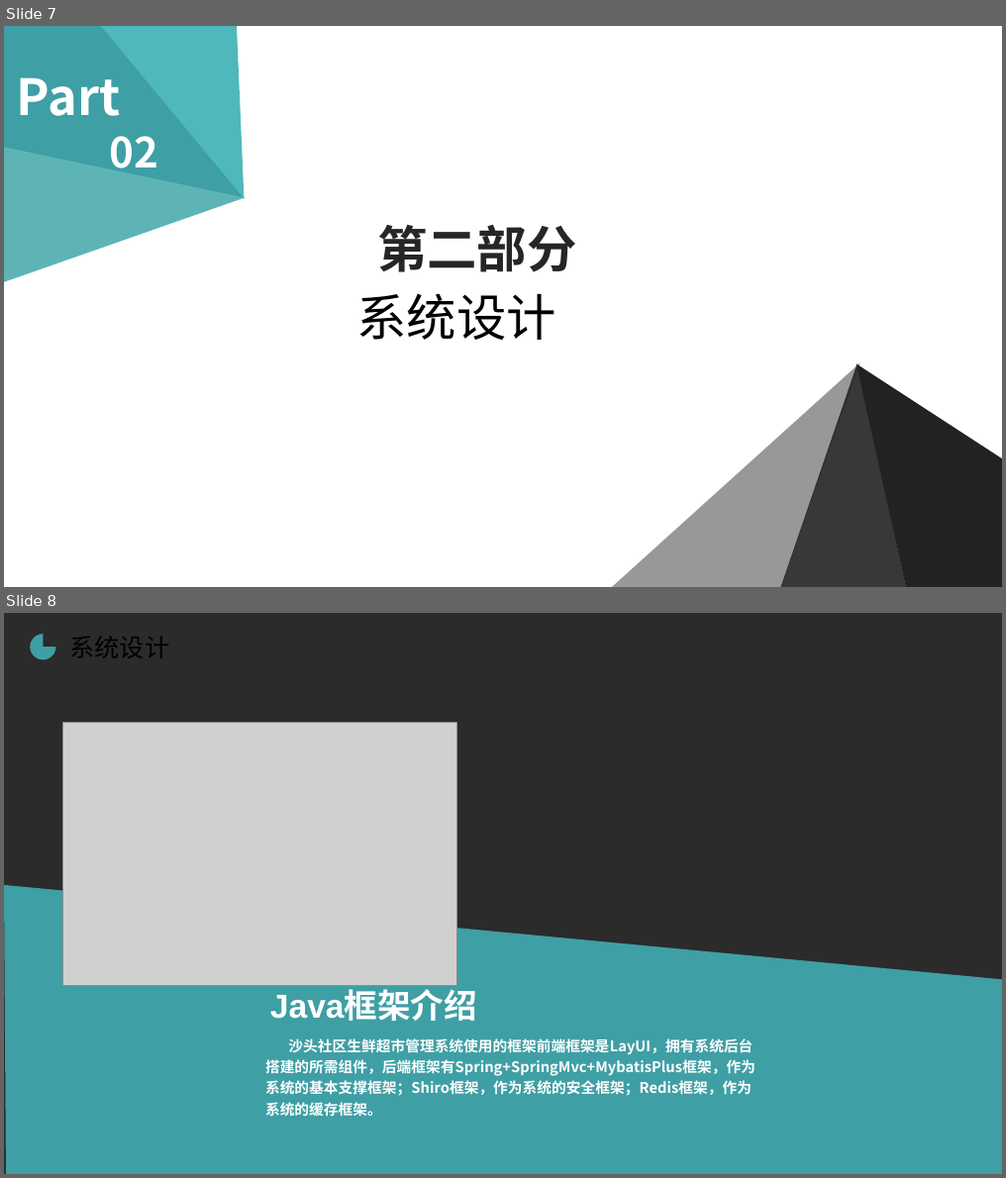
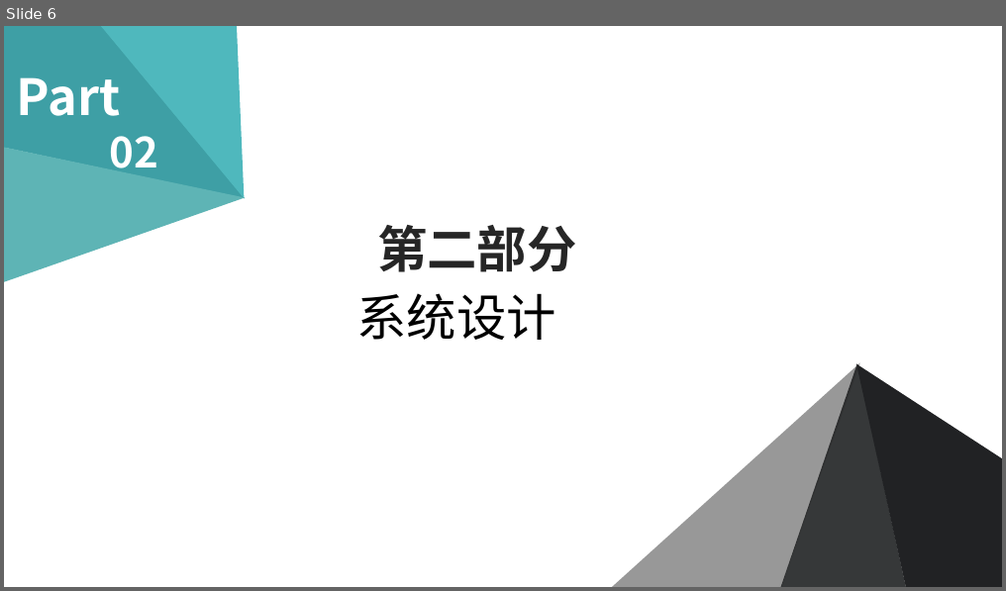
Before and after one commit to cckmit/typora-note, a slide deck: 毕业答辩.pptx. Shown one above the other, each under a label of ours: slides 7 and 8 before the commit, slide 6 after it. The pictures are 1006x1178 and 1006x591 pixels, drawn with LibreOffice and Linux fonts; fonts in the diff are those of the drawing; grey boxes stand for pictures; background and template pictures are left out; a plain dark background stands for a picture behind light text. Boxes give left, top, right and bottom in pixels: in the first picture for what was removed or moved away, otherwise in the second. Text is boxed around its words. In the diff, an @@ line names an element or a change of style, - is before the commit and + after.

```diff
--- a/毕业答辩.pptx
+++ b/毕业答辩.pptx
@@ slide 8 removed at [4,613,1002,1174], background picture (left out) @@
@@ pie slice (boxed as its full ellipse) removed at [30,634,56,661] @@
@@ text removed at [69,636,169,659] @@
-系统设计
@@ picture removed at [62,722,456,985] @@
@@ freeform shape removed at [4,885,1002,1174] @@
@@ text removed at [270,991,477,1021] @@
-Java框架介绍
@@ text removed at [265,1039,755,1117] @@
-沙头社区生鲜超市管理系统使用的框架前端框架是LayUI，拥有系统后台搭建的所需组件，后端框架有Spring+SpringMvc+MybatisPlus框架，作为系统的基本支撑框架；Shiro框架，作为系统的安全框架；Redis框架，作为系统的缓存框架。
@@ what was slide 7 is now slide 6 @@
```
Also in this commit, not shown: 8 slides changed, 5 slides added, 6 other slides removed.
